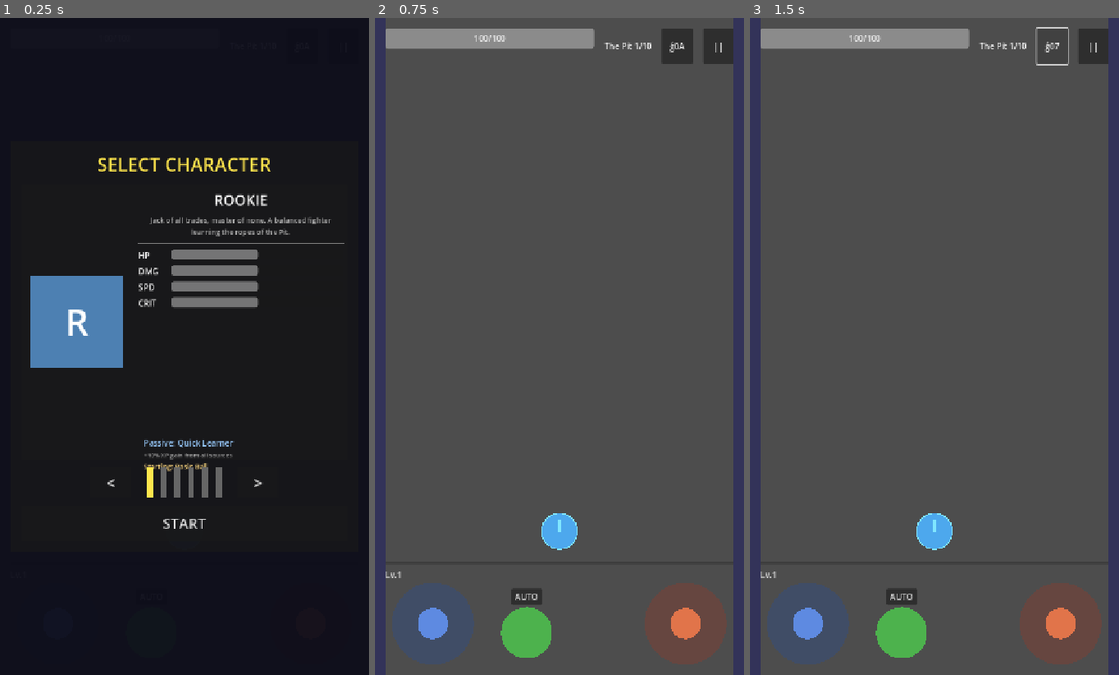
Above: before the commit, frames 1-3 (left to right).
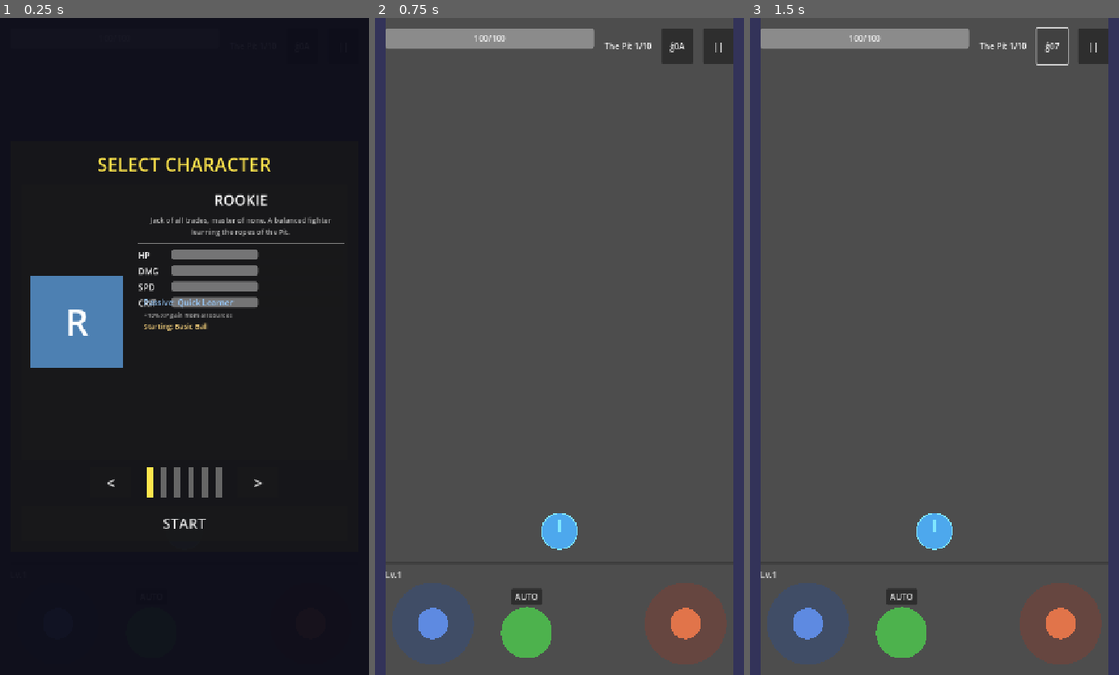
Above: after the commit, the same moments.

Repository: Randroids-Dojo/GoPit
Game: Godot game, scene res://scenes/game.tscn
Two runs of this game, one before a commit and one after it. Both use one fixed random seed, a clock stepped at 60 frames per second and the inputs below.
Inputs:
- Up to frame 1 (0.25 s): no input
- Up to frame 2 (0.75 s): click "START" at 0.5 s
- Up to frame 3 (1.5 s): click "ǵ0A" at 1.25 s

The runs differ from the first frame. In frame 1, 0.7% of the frame differs, in the area x 39-64%, y 42-69%; in frame 2, nothing differs; in frame 3, nothing differs.

Commit message:
Fix passive text position on character select screen

Diff:
--- a/scenes/ui/character_select.tscn
+++ b/scenes/ui/character_select.tscn
@@ -112,7 +112,7 @@
 
 [node name="StatsContainer" type="VBoxContainer" parent="DimBackground/Panel/VBoxContainer/CharacterPanel/HBoxContainer/InfoContainer"]
 layout_mode = 2
-size_flags_vertical = 3
+size_flags_vertical = 0
 theme_override_constants/separation = 8
 
 [node name="HPStat" type="HBoxContainer" parent="DimBackground/Panel/VBoxContainer/CharacterPanel/HBoxContainer/InfoContainer/StatsContainer"]
